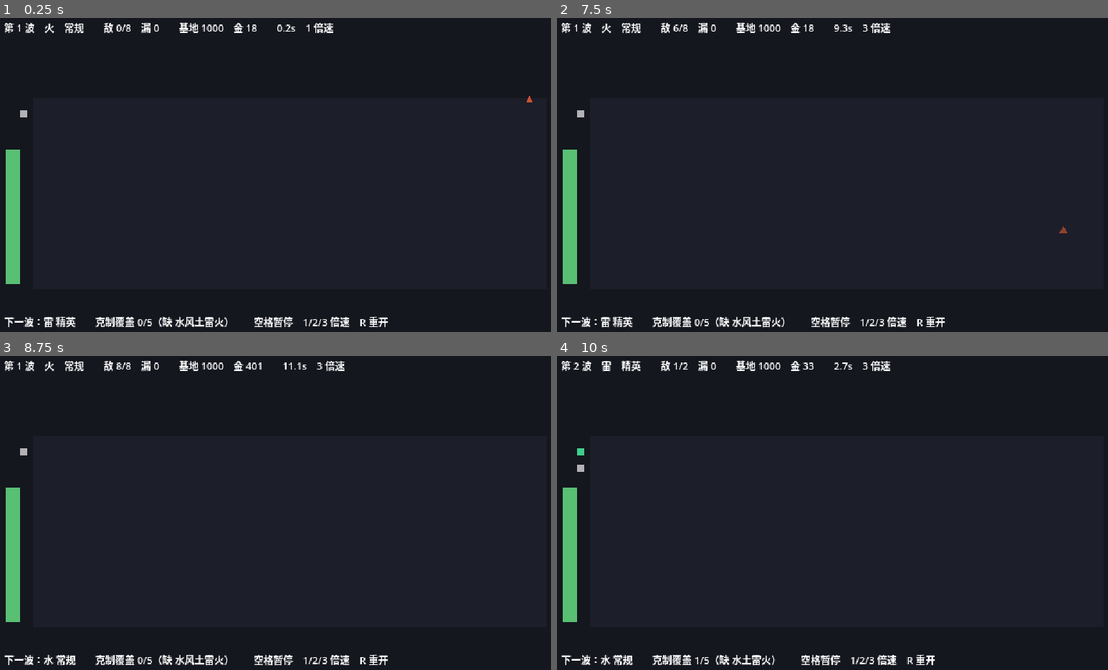
Above: before the commit, frames 1-4 (two rows, left to right).
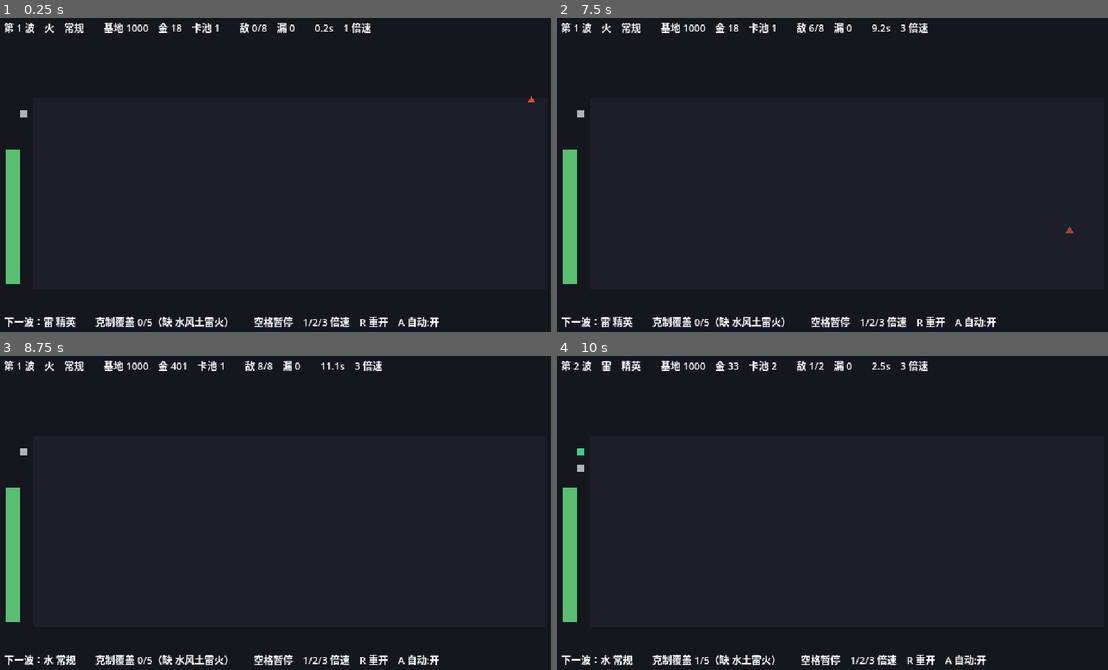
Above: after the commit, the same moments.

Repository: ShinyRuo/PixelBattle
Game: Godot game, scene res://scenes/battle.tscn
The game is run twice, just before and just after one commit, with the same random seed, the same clock (stepped at 60 frames per second) and the same inputs.
Inputs (mouse positions are in pixels of both pictures, inside the frame that each line leads up to):
- Up to frame 1 (0.25 s): no input
- Up to frame 2 (7.5 s): tap Enter (ui_accept) at 0.5, 0.77, 1.25, 2.75, 3.5, 3.77, 4.25, 5, 6.77 s; move the mouse to (964, 159) at 0.52 s; hold Right (ui_right) 0.53-1.25 s; tap Q at 0.6 s; click (964, 159) at 0.67 s; drag from (727, 193) to (810, 240) at 1.27 s; move the mouse to (898, 105) at 2.02 s; hold Right (ui_right) 2.03-2.75 s; hold Shift 2.03-2.75 s; drag from (810, 240) to (667, 127) at 2.77 s; move the mouse to (1014, 225) at 3.52 s; hold Left (ui_left) 3.53-4.25 s; tap Keypad Enter at 3.6 s; drag from (667, 127) to (755, 96) at 4.27 s; move the mouse to (871, 178) at 5.02 s; hold Down (ui_down) 5.03-5.75 s; tap 1 at 5.1 s; click (871, 178) at 5.17 s; drag from (755, 96) to (727, 193) at 5.77 s; move the mouse to (964, 159) at 6.52 s; hold Up (ui_up) 6.53-7.25 s; tap 3 at 6.6 s; drag from (727, 193) to (810, 240) at 7.27 s
- Up to frame 3 (8.75 s): move the mouse to (341, 443) at 8.02 s; hold Down (ui_down) from 8.03 s (still down); tap Q at 8.1 s
- Up to frame 4 (10 s): release Down (ui_down) at 8.75 s; drag from (810, 578) to (667, 465) at 8.77 s; move the mouse to (1014, 563) at 9.52 s; hold Up (ui_up) from 9.53 s (still down); hold Shift from 9.53 s (still down); click (1014, 563) at 9.67 s; tap Enter (ui_accept) at 9.77 s

The runs differ from the first frame. In frame 1, 1.0% of the frame differs, in the area x 18-98%, y 1-99%; in frame 2, 1.0%, in the area x 18-94%, y 1-99%; in frame 3, 1.0%; in frame 4, 0.9%.

Commit message:
feat: M1-a 准备阶段状态机 —— 把 plan_wave 拆开，给真人玩家腾出位置
M1 的核心是 battle_view.gd 里那一行 `_strategy = PBStratBalanced.new()`：
现在游戏是自己在玩。要换成真人，先得解决一个接口形状问题。

## 为什么非拆不可

PBStrategy.prepare() 是**同步**的 —— 调用、返回、结束。脚本玩家没问题，
真人做不到：人要点几十次按钮、隔几十秒才「返回」。而 §01 明确写了
准备阶段不限时、可存档退出。

所以准备阶段必须是一个会**停下来的状态**，不是一帧里做完的函数调用。

## 拆法

plan_wave 拆成三段，plan_wave 本身保留为三段的合成（批量模拟仍走它）：

  begin_wave()  掷波次与任务，然后停下来
     …玩家花钱、排阵、决定派遣（用的是同一批 pull_once / buy_tech 原语）
  lock_plan()   锁定名单与派遣，算出有效 DPS

view 相应变成三阶段状态机：PREPARE / BATTLE / SETTLE。
PREPARE 在自动模式下由脚本玩家立刻做完，手动模式下就停在那里等回车 ——
**M1-b/c 的界面接在这个缝上**。

## 红线：RNG 三条流的消费次序一字不能变

拆之后次序仍是：preview_wave（wave_rng，纯函数、零消费）→ roll_quest（quest 流）
→ prepare（gacha 流）→ deploy/accept（不掷）→ team_dps（不掷）。

动了的话批量校出来的数值和实际玩到的会分叉，而且不报任何错，
只表现为「怎么手感和扫描结论对不上」。两道防线：

- 新增 test_the_split_preparation_path_is_bit_identical_to_the_batch_path：
  同种子下拆开走与合成走必须给出一模一样的波次、抽数、总收入
- 批量回归确认八个流派数字逐一相同（41.0 / 41.3 / 36.6 / 37.4 / 14.8 /
  24.9 / 39.2，与拆分前一致）

## 顺带拿到自动推进

§01 点名要的「PC 开自动推进，一次坐 30~60 分钟」，A 键开关，默认开。
它同时是 M1 后续几步的**回归工具**：开着的时候决策序列与批量模拟完全一致，
所以「UI 改动有没有把数值弄歪」可以直接和批量结果对拍。

## 其他

- HUD 区分阶段：准备阶段显示敌人数与任务等级、不显示秒数（§01 不限时）；
  上场名单在准备阶段显示「现在开打会是谁」的预览
- test_view_never_writes_back_to_sim_state 改成先等 3 帧再取快照 ——
  花钱现在发生在 _ready 之后的准备阶段，早取会把合法花钱当成回写
- tests/test_run_sim.gd 长到 20 个用例触发 max-public-methods。
  拆出 tests/test_economy_rules.gd（表与公式）而不是放宽 lint ——
  两边的失效模式不同：表写错是「某个波段概率悄悄偏了」，
  模拟写错是「结论整体漂移」，混在一起读的人分不清该看哪条

自检五阶段全绿，105 用例 / 1196 断言。

Diff:
--- a/src/core/sim/run_sim.gd
+++ b/src/core/sim/run_sim.gd
@@ -68,21 +68,60 @@
 ## 迟早分叉，「批量校出来的数值」和「实际玩到的手感」会对不上且不报错。
 ##
 ## 内部顺序不能换，理由见本类顶部的说明。
+##
+## 本函数是 [method begin_wave] → 花钱选人 → [method lock_plan] 三步的合成。
+## 脚本玩家一口气跑完，真人玩家在中间那段停下来慢慢做 —— 见 [method begin_wave]。
 static func plan_wave(
 	state: PBRunState, strategy: PBStrategy, cfg: PBSimConfig, rng: PBRngStreams
 ) -> PBWavePlan:
+	var plan := begin_wave(state, cfg, rng)
+	strategy.prepare(state, plan.wave, cfg, rng)
+	lock_plan(
+		state,
+		plan,
+		strategy.deploy(state, plan.wave, cfg),
+		strategy.accept_quest(state, plan.wave, plan.quest_grade, cfg),
+		cfg
+	)
+	return plan
+
+
+## 开波：生成敌人参数、掷出本波任务。**之后就是准备阶段。**
+##
+## 拆出这一步是 M1 的前提。§01 说准备阶段不限时、玩家慢慢想，
+## 而 [PBStrategy] 的 `prepare()` 是**同步**的 —— 调用、返回、结束。
+## 脚本玩家没问题，真人做不到：人要点几十次按钮、隔几十秒才「返回」。
+##
+## 所以真人走的是「`begin_wave` → 停下来 → 玩家用 `pull_once` / `buy_tech`
+## 等原语自己花钱 → `lock_plan`」，与脚本玩家共用同一批原语和同一个顺序。
+##
+## **本函数只消费 `quest` 流一次**（波型走的是 `wave_rng`，纯函数、零副作用）。
+## 这个次序不能动 —— 动了批量校出来的数值就和实际玩到的对不上，且不报错。
+static func begin_wave(state: PBRunState, cfg: PBSimConfig, rng: PBRngStreams) -> PBWavePlan:
 	var plan := PBWavePlan.new()
 	plan.wave = preview_wave(state.wave_index, cfg, rng)
 	plan.quest_grade = PBEconomyRules.roll_quest(rng.quest)
-
-	strategy.prepare(state, plan.wave, cfg, rng)
-
-	plan.deployed = strategy.deploy(state, plan.wave, cfg)
-	plan.quest_accepted = strategy.accept_quest(state, plan.wave, plan.quest_grade, cfg)
+	return plan
+
+
+## 锁定：确定上场名单与派遣，算出有效 DPS。**准备阶段结束时调一次。**
+##
+## 派遣必须在算 DPS 之前落定 —— 派出去的人羁绊失效（§06），
+## 顺序反了会让派遣变成没有代价的纯收益。
+##
+## 不消费任何随机流。
+static func lock_plan(
+	state: PBRunState,
+	plan: PBWavePlan,
+	deployed: Array[PBUnit],
+	quest_accepted: bool,
+	cfg: PBSimConfig
+) -> void:
+	plan.deployed = deployed
+	plan.quest_accepted = quest_accepted
 	state.dispatched = (
 		PBEconomyRules.quest_cost_units(plan.quest_grade) if plan.quest_accepted else 0
 	)
-
 	plan.dps = PBCombatRules.team_dps(
 		plan.deployed,
 		plan.wave.element,
@@ -91,7 +130,6 @@
 		state.equip_mult(cfg),
 		cfg
 	)
-	return plan
 
 
 ## 结算一波：累计统计、四条收入入账、扣基地血、清掉派遣标记。
--- a/src/view/battle_view.gd
+++ b/src/view/battle_view.gd
@@ -20,7 +20,17 @@
 ## 一个字段都不回写。要改状态只能通过 [PBRunSim] 的 `plan_wave` /
 ## `settle_wave` —— 那是批量模拟走的同一条路，两边不会分叉。
 
-## 波次之间停多少个物理帧。§01 说结算 2–4 秒，这里取 1 秒够看清结果。
+## 一波的三个阶段（§01）。
+##
+## M0 只有战斗 —— 准备阶段被 [method PBRunSim.plan_wave] 在一帧里做完了，
+## 因为那时候玩家是脚本。M1 把它显式拆出来：**准备阶段不限时，等玩家**。
+enum Phase {
+	PREPARE,  ## 花钱、排阵、决定接不接任务。§01：不限时，可存档退出
+	BATTLE,  ## 逐 tick 推进
+	SETTLE,  ## 结算，看一眼战果
+}
+
+## 结算停多少个物理帧。§01 说 2–4 秒，这里取 1 秒够看清结果。
 const WAVE_GAP_FRAMES: int = 60
 
 ## 本局的随机种子。0 表示用系统时间。
@@ -47,6 +57,13 @@
 ##
 ## 它只改这一波的敌人数量，不改任何平衡参数 —— 别拿它跑数值结论。
 @export var debug_enemy_count: int = 0
+
+## 自动推进：准备阶段由脚本玩家代劳，不等输入。
+##
+## §01 点名要这个模式（「PC：开自动推进，一次坐 30~60 分钟」）。
+## 它同时是 M1 的**回归工具** —— 开着的时候整局的决策序列与批量模拟完全一致，
+## 所以「UI 改动有没有把数值弄歪」可以直接和批量结果对拍。
+@export var auto_play: bool = true
 
 var _cfg: PBSimConfig
 var _state: PBRunState
@@ -66,7 +83,10 @@
 ## 本局是否已经结束（基地被打穿）。
 var _run_over: bool = false
 
-## 波间停顿的剩余帧数。
+## 当前阶段。
+var _phase: Phase = Phase.PREPARE
+
+## 结算阶段的剩余帧数。
 var _gap_frames: int = 0
 
 var _deployed_nodes: Array[Polygon2D] = []
@@ -93,19 +113,25 @@
 
 	_build_deployed_nodes()
 	_fast_forward_to(start_wave)
-	_start_wave()
+	_enter_prepare()
 
 
 func _physics_process(_delta: float) -> void:
 	if _run_over:
 		return
-	if _gap_frames > 0:
-		_gap_frames -= 1
-		if _gap_frames == 0:
-			_start_wave()
-		return
-	if not _paused:
-		_advance_logic()
+	match _phase:
+		Phase.PREPARE:
+			# §01：准备阶段不限时。自动模式下由脚本玩家立刻做完，
+			# 手动模式下就停在这里等 —— M1-b/c 的界面接在这个缝上。
+			if auto_play:
+				_finish_prepare()
+		Phase.SETTLE:
+			_gap_frames -= 1
+			if _gap_frames <= 0:
+				_enter_prepare()
+		Phase.BATTLE:
+			if not _paused:
+				_advance_logic()
 	_sync_visuals()
 
 
@@ -128,6 +154,13 @@
 			_speed = 3
 		KEY_R:
 			_restart()
+		KEY_A:
+			auto_play = not auto_play
+		KEY_ENTER:
+			# 准备阶段的「开打」。M1-a 还没有花钱界面，
+			# 所以这里仍然让脚本玩家代做决策 —— 换掉它就是 M1-b/c。
+			if _phase == Phase.PREPARE:
+				_finish_prepare()
 
 
 ## 推进逻辑。倍速在这里体现为「一次多走几个 tick」，tick 本身的时长不变。
@@ -144,17 +177,36 @@
 		_end_wave()
 
 
-## 准备下一波。走的是批量模拟的同一个入口，保证两边 RNG 次序一致。
-func _start_wave() -> void:
-	_plan = PBRunSim.plan_wave(_state, _strategy, _cfg, _rng)
+## 进入准备阶段：把这一波的敌人和任务掷出来，然后**停下来**。
+##
+## 这一步之后玩家（或自动模式下的脚本玩家）花钱、排阵、决定接不接任务，
+## 全部走 [PBStrategy] 那批原语 —— 与批量模拟同一套，RNG 次序不会分叉。
+func _enter_prepare() -> void:
+	_phase = Phase.PREPARE
+	_plan = PBRunSim.begin_wave(_state, _cfg, _rng)
 	if debug_enemy_count > 0:
 		# 纯视觉覆盖，见 debug_enemy_count 的说明。钳在 COUNT_CAP 内，
 		# 因为「同屏不超过 COUNT_CAP」本身就是 §04 的验收项。
 		_plan.wave.count = mini(debug_enemy_count, _cfg.count_cap)
+	# 名单还没锁，先按「如果现在就开打」预览一份，让准备阶段有东西可看。
+	_sync_deployed()
+	_sync_visuals()
+
+
+## 准备阶段结束：锁定名单与派遣，开打。
+func _finish_prepare() -> void:
+	_strategy.prepare(_state, _plan.wave, _cfg, _rng)
+	PBRunSim.lock_plan(
+		_state,
+		_plan,
+		_strategy.deploy(_state, _plan.wave, _cfg),
+		_strategy.accept_quest(_state, _plan.wave, _plan.quest_grade, _cfg),
+		_cfg
+	)
 	_battle = PBBattleSim.new(_plan.wave, _plan.dps, _state.def_reduction(_cfg), _cfg)
 	_frame_counter = 0
+	_phase = Phase.BATTLE
 	_sync_deployed()
-	_sync_visuals()
 
 
 func _end_wave() -> void:
@@ -164,6 +216,7 @@
 		_sync_visuals()
 		return
 	_state.wave_index += 1
+	_phase = Phase.SETTLE
 	_gap_frames = WAVE_GAP_FRAMES
 
 
@@ -171,10 +224,11 @@
 	_run_over = false
 	_paused = false
 	_gap_frames = 0
+	_battle = null
 	_state = PBRunSim.new_state(_cfg)
 	_strategy = PBStratBalanced.new()
 	_rng = PBRngStreams.new(_resolve_seed())
-	_start_wave()
+	_enter_prepare()
 
 
 ## 把前面的波次用解析式模型瞬间跑完，不渲染。调试用，见 [member start_wave]。
@@ -209,10 +263,16 @@
 
 
 func _sync_visuals() -> void:
-	# §02 的第三层视觉编码：克得住的敌人加一圈亮边。
-	# 这是玩家在战斗中最需要的即时信息 —— 原版要点开技能说明才看得到。
-	var counterable: bool = _state.can_counter(_plan.wave.element)
-	_pool.sync_enemies(_battle.enemies(), _battle.current_tick(), _cfg.field_length, counterable)
+	# 准备阶段还没有战场 —— 敌人要等 _finish_prepare() 才生成。
+	if _battle == null:
+		_pool.sync_enemies([], 0, _cfg.field_length, false)
+	else:
+		# §02 的第三层视觉编码：克得住的敌人加一圈亮边。
+		# 这是玩家在战斗中最需要的即时信息 —— 原版要点开技能说明才看得到。
+		var counterable: bool = _state.can_counter(_plan.wave.element)
+		_pool.sync_enemies(
+			_battle.enemies(), _battle.current_tick(), _cfg.field_length, counterable
+		)
 	_sync_base()
 	_sync_info()
 	_sync_preview()
@@ -238,6 +298,9 @@
 			names.append(_element_name(element as PBElement.Type))
 		gap_text = "缺 %s" % "".join(names)
 
+	var keys: String = "空格暂停　1/2/3 倍速　R 重开　A 自动:%s" % ("开" if auto_play else "关")
+	if _phase == Phase.PREPARE and not auto_play:
+		keys = "回车开打　A 自动:关　R 重开"
 	_preview.text = (
 		"下一波：%s %s　　克制覆盖 %d/5（%s）　　%s"
 		% [
@@ -245,7 +308,7 @@
 			_shape_name(next.shape),
 			covered,
 			gap_text,
-			"空格暂停　1/2/3 倍速　R 重开",
+			keys,
 		]
 	)
 
@@ -262,15 +325,20 @@
 ##
 ## 这一列每波会换色 —— 那正是 §03「每波换上克制系」在画面上的样子。
 ## 换人如果没发生，这一列的颜色就不会变，一眼能看出来。
+##
+## 准备阶段名单还没锁，显示的是「现在开打的话会是谁」的预览。
+## [method PBStrategy.deploy] 只读不改状态，拿来预览是安全的。
 func _sync_deployed() -> void:
+	var units: Array[PBUnit] = _plan.deployed
+	if _phase == Phase.PREPARE:
+		units = _strategy.deploy(_state, _plan.wave, _cfg)
 	for i: int in _deployed_nodes.size():
 		var node: Polygon2D = _deployed_nodes[i]
-		if i >= _plan.deployed.size():
+		if i >= units.size():
 			node.visible = false
 			continue
-		var unit: PBUnit = _plan.deployed[i]
 		node.visible = true
-		node.color = PBEnemyPool.ELEMENT_COLORS.get(unit.element, Color.WHITE)
+		node.color = PBEnemyPool.ELEMENT_COLORS.get(units[i].element, Color.WHITE)
 
 
 func _build_deployed_nodes() -> void:
@@ -292,22 +360,37 @@
 		_info.text = "本局结束　卡在第 %d 波　按 R 重开" % _state.wave_index
 		return
 	var wave: PBWave = _plan.wave
-	var out: PBCombatOutcome = _battle.result()
-	_info.text = (
-		"第 %d 波　%s　%s　　敌 %d/%d　漏 %d　　基地 %d　金 %d　　%.1fs　%s"
+	var head := (
+		"第 %d 波　%s　%s　　基地 %d　金 %d　卡池 %d"
 		% [
 			wave.index,
 			_element_name(wave.element),
 			_shape_name(wave.shape),
+			int(_state.base_hp),
+			_state.gold,
+			_state.roster.size(),
+		]
+	)
+	if _phase == Phase.PREPARE:
+		# §01：准备阶段不限时。所以这里不显示秒数，只说在等什么。
+		_info.text = "%s　　【准备阶段】敌 %d　任务 %s" % [head, wave.count, _quest_name()]
+		return
+	var out: PBCombatOutcome = _battle.result()
+	_info.text = (
+		"%s　　敌 %d/%d　漏 %d　　%.1fs　%s"
+		% [
+			head,
 			out.kills,
 			wave.count,
 			out.leaked,
-			int(_state.base_hp),
-			_state.gold,
 			out.battle_seconds,
 			"暂停" if _paused else "%d 倍速" % _speed,
 		]
 	)
+
+
+func _quest_name() -> String:
+	return String(PBEconomyRules.QUEST_GRADES[_plan.quest_grade])
 
 
 func _element_name(element: PBElement.Type) -> String:
--- a/tests/test_battle_view.gd
+++ b/tests/test_battle_view.gd
@@ -88,9 +88,12 @@
 
 func test_view_never_writes_back_to_sim_state() -> void:
 	# **本文件最要紧的一条。** 渲染层只读 sim，改状态只能走 PBRunSim 的
-	# plan_wave / settle_wave —— 那是批量模拟走的同一条路。
+	# begin_wave / lock_plan / settle_wave —— 那是批量模拟走的同一条路。
 	# 渲染层偷偷改一笔，画面和批量结论就会分叉，而且不报任何错。
 	var root := _spawn_battle()
+	# 先让准备阶段过去：M1 起「花钱」发生在 _ready 之后的第一个物理帧
+	# （§01 的准备阶段是显式的一段），在那之前取快照会把合法的花钱当成回写。
+	await wait_physics_frames(3)
 	var gold_before: int = root._state.gold
 	var wave_before: int = root._state.wave_index
 	var hp_before: float = root._state.base_hp
@@ -152,3 +155,31 @@
 	assert_eq(a._plan.wave.element, b._plan.wave.element, "同种子的敌方属性应一致")
 	assert_eq(a._plan.wave.count, b._plan.wave.count, "同种子的敌人数量应一致")
 	assert_eq(a._plan.wave.shape, b._plan.wave.shape, "同种子的波型应一致")
+
+
+func test_preparation_is_its_own_phase_and_waits_for_the_player() -> void:
+	# **M1-a 的核心。** §01 说准备阶段不限时，所以它必须是一个会**停下来**的
+	# 状态，而不是像 M0 那样在一帧里被 plan_wave 做完。
+	#
+	# 关掉自动推进之后，画面应当停在准备阶段：波次已生成（有东西可看），
+	# 但战斗还没开始（没有敌人在动），而且怎么等都不会自己开打。
+	var root := _spawn_battle()
+	root.auto_play = false
+	root._enter_prepare()
+	assert_eq(root._phase, PBBattleView.Phase.PREPARE, "关掉自动后应停在准备阶段")
+	assert_not_null(root._plan.wave, "准备阶段就该知道这一波长什么样（§04 要求提前公示）")
+	await wait_physics_frames(30)
+	assert_eq(root._phase, PBBattleView.Phase.PREPARE, "不限时意味着等多久都不会自己开打")
+
+	root._finish_prepare()
+	assert_eq(root._phase, PBBattleView.Phase.BATTLE, "锁定名单后应进入战斗")
+	assert_gt(root._plan.dps, 0.0, "锁定之后才有有效 DPS")
+
+
+func test_auto_play_advances_without_any_input() -> void:
+	# §01 点名要自动推进（「PC：开自动推进，一次坐 30~60 分钟」）。
+	# 它同时是 M1 的回归工具：开着的时候决策序列与批量模拟完全一致。
+	var root := _spawn_battle()
+	assert_true(root.auto_play, "默认应开着自动推进")
+	await wait_physics_frames(10)
+	assert_eq(root._phase, PBBattleView.Phase.BATTLE, "自动模式下不该停在准备阶段")
--- /dev/null
+++ b/tests/test_economy_rules.gd
@@ -0,0 +1,133 @@
+extends GutTest
+## §06 / §07 / §08 / §10 的规则表与派生量校验。
+##
+## 和 `test_run_sim.gd` 分开是有理由的：那边测的是**整局模拟的自洽性**
+## （确定性、单调性、守恒），这边测的是**表和公式本身**。
+## 两件事的失效模式不同 —— 表写错是「某个波段的概率悄悄偏了」，
+## 模拟写错是「结论整体漂移」，混在一个文件里读的人分不清该看哪条。
+
+var _cfg: PBSimConfig
+
+
+func before_each() -> void:
+	_cfg = PBSimConfig.new()
+
+
+func test_gacha_table_bands_are_complete_and_sum_to_100() -> void:
+	# §08 的概率表。少写一档或加错和，会让某个波段的抽卡概率悄悄偏掉。
+	for row: Array in PBEconomyRules.GACHA_TABLE:
+		var total: float = float(row[1]) + float(row[2]) + float(row[3]) + float(row[4])
+		assert_almost_eq(total, 100.0, 1e-6, "波次 ≤%d 段的概率应加总为 100" % int(row[0]))
+
+
+func test_gacha_gets_better_over_time() -> void:
+	# §08 的节奏设计：30 波后开始爆种。高稀有度概率必须单调上升。
+	var previous: float = -1.0
+	for row: Array in PBEconomyRules.GACHA_TABLE:
+		var high_rarity: float = float(row[3]) + float(row[4])
+		assert_gt(high_rarity, previous, "SSR+USR 概率应随波段单调上升")
+		previous = high_rarity
+
+
+func test_pity_guarantees_an_ssr() -> void:
+	# §08：连续 20 抽无 SSR 及以上，第 21 抽必出。
+	var rng := RandomNumberGenerator.new()
+	rng.seed = 1
+	var unit := PBEconomyRules.roll_gacha(1, _cfg.gacha_pity, _cfg, rng)
+	assert_gte(int(unit.rarity), int(PBUnit.Rarity.SSR), "保底触发时必须出 SSR 及以上")
+
+
+func test_tech_costs_climb_and_stop_at_max_level() -> void:
+	for branch: StringName in [&"gold", &"pop", &"atk", &"def"]:
+		var previous: int = -1
+		for level: int in 6:
+			var cost := PBEconomyRules.tech_cost(branch, level, _cfg)
+			assert_gt(cost, previous, "%s 科技第 %d 级应比上一级贵" % [branch, level])
+			previous = cost
+	assert_eq(PBEconomyRules.tech_cost(&"gold", _cfg.tech_gold_max, _cfg), -1, "满级应返回 -1")
+	assert_eq(PBEconomyRules.tech_cost(&"nope", 0, _cfg), -1, "不认识的分支应返回 -1")
+
+
+func test_kakuzu_income_falls_off_sharply() -> void:
+	# §07 的改动：递减从原版的减半改成 k^−1.5，更陡。
+	# 这样「上第二个角都」是真实的战力牺牲，不是无脑叠。
+	var one := PBEconomyRules.kakuzu_income(1, 20, _cfg)
+	var two := PBEconomyRules.kakuzu_income(2, 20, _cfg)
+	var three := PBEconomyRules.kakuzu_income(3, 20, _cfg)
+	assert_gt(two, one, "第二个角都仍有正收益")
+	assert_lt(two - one, one, "第二个的边际收益应低于第一个")
+	assert_lt(three - two, two - one, "边际收益应持续递减")
+	assert_eq(PBEconomyRules.kakuzu_income(0, 20, _cfg), 0, "没有角都就没有回合收入")
+
+
+func test_kakuzu_income_grows_with_the_wave_index() -> void:
+	# **常数收益是「角都从来没人选」的根因。**
+	#
+	# 波次奖金是 45+6n、任务是 160+22n，都跟着波次涨，只有角都是常数 85 ——
+	# 于是它占掉的那个出战位越到后期越值钱，而它给的钱不变。
+	# 实测后果：每一个不被强制的流派，角都占总收入的比例都是 0%。
+	assert_gt(
+		PBEconomyRules.kakuzu_income(1, 30, _cfg),
+		PBEconomyRules.kakuzu_income(1, 5, _cfg),
+		"第 30 波的角都收益应高于第 5 波，否则它会随波次贬值到没人要"
+	)
+
+
+func test_dispatch_costs_bonds() -> void:
+	# §06 的核心：派遣期间羁绊不生效。没有这个代价，「要羁绊还是要钱」
+	# 就没有取舍，派满永远最优 —— 正是 §06 想改掉的原版毛病。
+	var state := PBRunState.new()
+	for i: int in 8:
+		state.add_unit(PBUnit.new((i % 5) as PBElement.Type, PBUnit.Rarity.SR))
+	var full := state.bond_mult(_cfg)
+	state.dispatched = 3
+	assert_lt(state.bond_mult(_cfg), full, "派遣中的忍者不应再提供羁绊加成")
+
+
+func test_equipment_is_a_bottomless_gold_sink() -> void:
+	# §10 的装备是后期金币的主要去处。**缺了它整个经济系统会被误判成「不重要」** ——
+	# 抽卡有天花板（卡池只有 4×6×variant 张），中期就抽满，之后金币边际收益趋近于零。
+	# 装备没有那个天花板：满装一队要 10×3×3×1350 = 121,500 金，比一整局总收入还多。
+	var state := PBRunState.new()
+	state.tech_pop = 6  # 出战席开到 10 个位置
+	var bare := state.equip_mult(_cfg)
+	assert_eq(bare, 1.0, "没有装备时不该有加成")
+
+	# 配件要凑够数才合成一件成品，不满 3 个不产生任何战力。
+	state.equip_parts = _cfg.equip_parts_per_item - 1
+	assert_eq(state.equip_mult(_cfg), 1.0, "配件不满一件成品时不该有加成")
+
+	state.equip_parts = _cfg.equip_parts_per_item
+	assert_gt(state.equip_mult(_cfg), 1.0, "凑满一件成品应产生加成")
+
+	# 一路买到装满整队，加成应持续上升 —— 这正是它能当无底坑的原因。
+	var previous := state.equip_mult(_cfg)
+	for _step: int in 20:
+		state.equip_parts += _cfg.equip_parts_per_item * 3
+		var now := state.equip_mult(_cfg)
+		assert_gte(now, previous, "装满整队之前，加成不该下降")
+		previous = now
+
+
+func test_equipment_saturates_and_stops_absorbing() -> void:
+	# 装满之后不能再涨，否则金币变成无限战力，比抽卡万能还糟。
+	var state := PBRunState.new()
+	var slots := state.deploy_capacity(_cfg)
+	state.equip_parts = slots * _cfg.equip_items_per_unit * _cfg.equip_parts_per_item
+	var full := state.equip_mult(_cfg)
+	state.equip_parts *= 10
+	assert_eq(state.equip_mult(_cfg), full, "装满整队后再买配件不该继续加战力")
+	var expected := 1.0 + _cfg.equip_power_per_item * float(_cfg.equip_items_per_unit)
+	assert_almost_eq(full, expected, 1e-6, "满装的加成应等于「每人 3 件 × 每件加成」")
+
+
+func test_quest_table_matches_spec_costs() -> void:
+	# §06 任务表：C/B 派 2 人，A/S 派 3 人，SSS 派 4 人。
+	# SSS 要 4 人而待命台初始只有 3 格 —— 人口科技的追求目标就是这么来的。
+	assert_eq(PBEconomyRules.quest_cost_units(0), 2, "C 级任务派 2 人")
+	assert_eq(PBEconomyRules.quest_cost_units(4), 4, "SSS 级任务派 4 人")
+	assert_gt(PBEconomyRules.quest_cost_units(4), _cfg.standby_slots_base, "SSS 应超出初始待命格数")
+	for grade: int in PBEconomyRules.QUEST_TABLE.size():
+		var early := PBEconomyRules.quest_reward(grade, 1)
+		var late := PBEconomyRules.quest_reward(grade, 40)
+		assert_gt(late, early, "任务奖励应随波次增长")
--- a/tests/test_run_sim.gd
+++ b/tests/test_run_sim.gd
@@ -87,126 +87,6 @@
 	assert_between(result.duration_hit_rate(), 0.0, 1.0, "达标率应是个比例")
 
 
-func test_gacha_table_bands_are_complete_and_sum_to_100() -> void:
-	# §08 的概率表。少写一档或加错和，会让某个波段的抽卡概率悄悄偏掉。
-	for row: Array in PBEconomyRules.GACHA_TABLE:
-		var total: float = float(row[1]) + float(row[2]) + float(row[3]) + float(row[4])
-		assert_almost_eq(total, 100.0, 1e-6, "波次 ≤%d 段的概率应加总为 100" % int(row[0]))
-
-
-func test_gacha_gets_better_over_time() -> void:
-	# §08 的节奏设计：30 波后开始爆种。高稀有度概率必须单调上升。
-	var previous: float = -1.0
-	for row: Array in PBEconomyRules.GACHA_TABLE:
-		var high_rarity: float = float(row[3]) + float(row[4])
-		assert_gt(high_rarity, previous, "SSR+USR 概率应随波段单调上升")
-		previous = high_rarity
-
-
-func test_pity_guarantees_an_ssr() -> void:
-	# §08：连续 20 抽无 SSR 及以上，第 21 抽必出。
-	var rng := RandomNumberGenerator.new()
-	rng.seed = 1
-	var unit := PBEconomyRules.roll_gacha(1, _cfg.gacha_pity, _cfg, rng)
-	assert_gte(int(unit.rarity), int(PBUnit.Rarity.SSR), "保底触发时必须出 SSR 及以上")
-
-
-func test_tech_costs_climb_and_stop_at_max_level() -> void:
-	for branch: StringName in [&"gold", &"pop", &"atk", &"def"]:
-		var previous: int = -1
-		for level: int in 6:
-			var cost := PBEconomyRules.tech_cost(branch, level, _cfg)
-			assert_gt(cost, previous, "%s 科技第 %d 级应比上一级贵" % [branch, level])
-			previous = cost
-	assert_eq(PBEconomyRules.tech_cost(&"gold", _cfg.tech_gold_max, _cfg), -1, "满级应返回 -1")
-	assert_eq(PBEconomyRules.tech_cost(&"nope", 0, _cfg), -1, "不认识的分支应返回 -1")
-
-
-func test_kakuzu_income_falls_off_sharply() -> void:
-	# §07 的改动：递减从原版的减半改成 k^−1.5，更陡。
-	# 这样「上第二个角都」是真实的战力牺牲，不是无脑叠。
-	var one := PBEconomyRules.kakuzu_income(1, 20, _cfg)
-	var two := PBEconomyRules.kakuzu_income(2, 20, _cfg)
-	var three := PBEconomyRules.kakuzu_income(3, 20, _cfg)
-	assert_gt(two, one, "第二个角都仍有正收益")
-	assert_lt(two - one, one, "第二个的边际收益应低于第一个")
-	assert_lt(three - two, two - one, "边际收益应持续递减")
-	assert_eq(PBEconomyRules.kakuzu_income(0, 20, _cfg), 0, "没有角都就没有回合收入")
-
-
-func test_kakuzu_income_grows_with_the_wave_index() -> void:
-	# **常数收益是「角都从来没人选」的根因。**
-	#
-	# 波次奖金是 45+6n、任务是 160+22n，都跟着波次涨，只有角都是常数 85 ——
-	# 于是它占掉的那个出战位越到后期越值钱，而它给的钱不变。
-	# 实测后果：每一个不被强制的流派，角都占总收入的比例都是 0%。
-	assert_gt(
-		PBEconomyRules.kakuzu_income(1, 30, _cfg),
-		PBEconomyRules.kakuzu_income(1, 5, _cfg),
-		"第 30 波的角都收益应高于第 5 波，否则它会随波次贬值到没人要"
-	)
-
-
-func test_dispatch_costs_bonds() -> void:
-	# §06 的核心：派遣期间羁绊不生效。没有这个代价，「要羁绊还是要钱」
-	# 就没有取舍，派满永远最优 —— 正是 §06 想改掉的原版毛病。
-	var state := PBRunState.new()
-	for i: int in 8:
-		state.add_unit(PBUnit.new((i % 5) as PBElement.Type, PBUnit.Rarity.SR))
-	var full := state.bond_mult(_cfg)
-	state.dispatched = 3
-	assert_lt(state.bond_mult(_cfg), full, "派遣中的忍者不应再提供羁绊加成")
-
-
-func test_equipment_is_a_bottomless_gold_sink() -> void:
-	# §10 的装备是后期金币的主要去处。**缺了它整个经济系统会被误判成「不重要」** ——
-	# 抽卡有天花板（卡池只有 4×6×variant 张），中期就抽满，之后金币边际收益趋近于零。
-	# 装备没有那个天花板：满装一队要 10×3×3×1350 = 121,500 金，比一整局总收入还多。
-	var state := PBRunState.new()
-	state.tech_pop = 6  # 出战席开到 10 个位置
-	var bare := state.equip_mult(_cfg)
-	assert_eq(bare, 1.0, "没有装备时不该有加成")
-
-	# 配件要凑够数才合成一件成品，不满 3 个不产生任何战力。
-	state.equip_parts = _cfg.equip_parts_per_item - 1
-	assert_eq(state.equip_mult(_cfg), 1.0, "配件不满一件成品时不该有加成")
-
-	state.equip_parts = _cfg.equip_parts_per_item
-	assert_gt(state.equip_mult(_cfg), 1.0, "凑满一件成品应产生加成")
-
-	# 一路买到装满整队，加成应持续上升 —— 这正是它能当无底坑的原因。
-	var previous := state.equip_mult(_cfg)
-	for _step: int in 20:
-		state.equip_parts += _cfg.equip_parts_per_item * 3
-		var now := state.equip_mult(_cfg)
-		assert_gte(now, previous, "装满整队之前，加成不该下降")
-		previous = now
-
-
-func test_equipment_saturates_and_stops_absorbing() -> void:
-	# 装满之后不能再涨，否则金币变成无限战力，比抽卡万能还糟。
-	var state := PBRunState.new()
-	var slots := state.deploy_capacity(_cfg)
-	state.equip_parts = slots * _cfg.equip_items_per_unit * _cfg.equip_parts_per_item
-	var full := state.equip_mult(_cfg)
-	state.equip_parts *= 10
-	assert_eq(state.equip_mult(_cfg), full, "装满整队后再买配件不该继续加战力")
-	var expected := 1.0 + _cfg.equip_power_per_item * float(_cfg.equip_items_per_unit)
-	assert_almost_eq(full, expected, 1e-6, "满装的加成应等于「每人 3 件 × 每件加成」")
-
-
-func test_quest_table_matches_spec_costs() -> void:
-	# §06 任务表：C/B 派 2 人，A/S 派 3 人，SSS 派 4 人。
-	# SSS 要 4 人而待命台初始只有 3 格 —— 人口科技的追求目标就是这么来的。
-	assert_eq(PBEconomyRules.quest_cost_units(0), 2, "C 级任务派 2 人")
-	assert_eq(PBEconomyRules.quest_cost_units(4), 4, "SSS 级任务派 4 人")
-	assert_gt(PBEconomyRules.quest_cost_units(4), _cfg.standby_slots_base, "SSS 应超出初始待命格数")
-	for grade: int in PBEconomyRules.QUEST_TABLE.size():
-		var early := PBEconomyRules.quest_reward(grade, 1)
-		var late := PBEconomyRules.quest_reward(grade, 40)
-		assert_gt(late, early, "任务奖励应随波次增长")
-
-
 func test_income_streams_add_up_to_the_gold_that_actually_moved() -> void:
 	# 分流记账是诊断 §07 的入口，而记账最容易出的错是**漏记一条流** ——
 	# 漏了不报错，只表现为「某条流看起来不重要」，而那正是要下结论的地方。
@@ -234,3 +114,41 @@
 			state.gold,
 			"五条收入流之和对不上账，说明有一条没记 —— 种子 %d" % seed_value
 		)
+
+
+func test_the_split_preparation_path_is_bit_identical_to_the_batch_path() -> void:
+	# **M1-a 最要紧的一条。** 为了让真人玩家能在准备阶段停下来，
+	# plan_wave 被拆成了 begin_wave（掷波次与任务）→ 花钱选人 → lock_plan（锁定）。
+	#
+	# 拆之后**三条 RNG 流的消费次序必须一字不差**，否则批量校出来的数值
+	# 和实际玩到的会分叉 —— 而这种分叉不报任何错，只表现为
+	# 「怎么手感和扫描结论对不上」。
+	#
+	# 这里用同一个种子跑两条路：一条走合成好的 plan_wave（批量模拟走的），
+	# 一条手动 begin_wave / lock_plan（画面走的），结果必须完全一致。
+	var cfg := PBSimConfig.new()
+	for seed_value: int in [20260827, 4242, 991]:
+		var packed := PBRunSim.run(cfg, PBStratBalanced.new(), seed_value)
+
+		var state := PBRunSim.new_state(cfg)
+		var strategy := PBStratBalanced.new()
+		var rng := PBRngStreams.new(seed_value)
+		while state.wave_index <= cfg.max_wave:
+			var plan := PBRunSim.begin_wave(state, cfg, rng)
+			strategy.prepare(state, plan.wave, cfg, rng)
+			PBRunSim.lock_plan(
+				state,
+				plan,
+				strategy.deploy(state, plan.wave, cfg),
+				strategy.accept_quest(state, plan.wave, plan.quest_grade, cfg),
+				cfg
+			)
+			var outcome := PBCombatRules.resolve(plan.wave, plan.dps, state.def_reduction(cfg), cfg)
+			PBRunSim.settle_wave(state, plan, outcome, cfg, rng)
+			if state.base_hp <= 0.0:
+				break
+			state.wave_index += 1
+
+		assert_eq(state.wave_index, packed.wave_reached, "拆开走应到达同一波 —— 种子 %d" % seed_value)
+		assert_eq(state.gacha_pulls, packed.gacha_pulls, "抽卡次数必须一致，否则 gacha 流已经错位")
+		assert_eq(state.gold_earned, packed.gold_earned, "总收入必须一致，否则 quest/combat 流已经错位")
Not shown, added: tests/test_economy_rules.gd.uid
Not shown, changed: CLAUDE.md
Not shown, changed: Docs/代码导读.md
Not shown, changed: Docs/开发路线图.md
Not shown, changed: Docs/施工策划案.md
